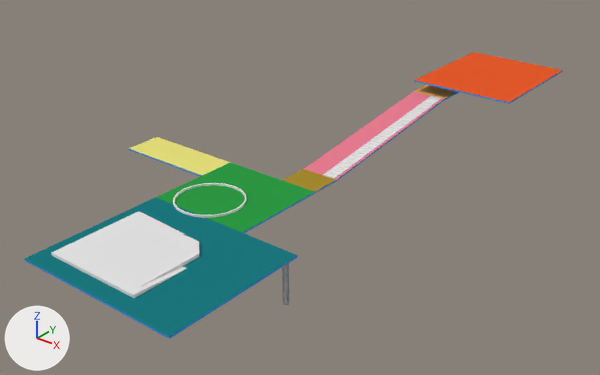
A saved change to the Blender file Utils/Modelos/PlataformaCompletaJoao.blend.
One viewpoint serves both versions: a 50 mm lens placed at (104.4, -235.9, 90.8), pointed at (-41.7, -53.2, -22.5). The lights are fixed; the arrows at lower left show +X, +Y and +Z.

Names of what the first picture shows: 'BaseBrinquedos.001', 'BaseQuiosqueInferior', 'EscadaRampaPrincipal', 'InicioRampaEscada.001', 'PlataformaInferior', 'PlataformaInferior.001', 'PlataformaSuperior.001', 'PlataformaSuperior.002', 'RampaEntrada.001', 'RampaEscada.001'.
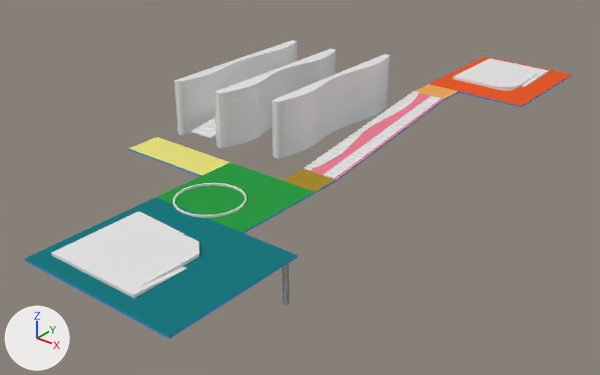
Commit message: jardim da plataforma

Changed parts and their boxes (x1, y1, x2, y2) in the pictures (600 x 375 px):
'BezierCurve.002', added: after (272, 54, 390, 159)
'BezierCurve.001', added: after (214, 49, 336, 148)
'BezierCurve', added: after (174, 40, 297, 135)
'PlataformaSuperior.002', deleted (orange): before (415, 52, 562, 102)
'Plane', added (orange): after (430, 57, 572, 106)
'PlataformaInferior', reshaped: before (24, 256, 298, 339); after (24, 74, 573, 339)
'Cube.000', added: after (304, 91, 419, 171)
'Cube.001', added: after (191, 117, 216, 138)
'PlataformaSuperior.001', deleted: before (414, 70, 563, 104)
'BaseQuiosqueSuperior.001', added: after (499, 88, 515, 91)
'FimRampaEscada', deleted: before (444, 92, 459, 100)
part 1 of me_untitled_008, added: after (459, 74, 573, 107)
'BaseQuiosqueSuperior', unchanged, uncovered by the edit: after (453, 58, 549, 90)

Patch to the scene script:
```diff
--- a/Utils/Modelos/PlataformaCompletaJoao.blend.py
+++ b/Utils/Modelos/PlataformaCompletaJoao.blend.py
@@ me_untitled_008 @@
 me_untitled_008.from_pydata(...)  # 8 vertices, 5 faces; spans x -25.0..25.0, y -21.0..21.0, z 0.0..0.5
+# me_untitled_008 part 1: the loose piece of 8 vertices spanning x -25.0..25.0, y -21.0..21.0, z 0.0..0.5 is copied, and the copy is scaled about its middle by (0.7, 1, 1), then moved by (12.5, 152.1, 7.5); it spans x -5.0..30.0, y 131.1..173.1, z 7.5..8.0
 me_untitled_008.materials.append(mat_concreto)
@@ me_plane @@
+me_plane.from_pydata([(-1.0, -1.0, 0.0), (34.0, -1.0, 0.0), (-1.0, 41.0, 0.0), (34.0, 41.0, 0.0)], [], [(0, 1, 3, 2)])
+me_plane.materials.append(mat_pisoplataformasuperior)  # orange #e75a2b
@@ cu_beziercurve @@
+cu_beziercurve = bpy.data.curves.new('BezierCurve', 'CURVE')
+cu_beziercurve.dimensions = '2D'
+_sp = cu_beziercurve.splines.new('BEZIER'); _sp.bezier_points.add(4)
+_sp.bezier_points.foreach_set('co', [-4.72, 0.0103, 0.0, -1.847, 0.0, 0.0, 0.969, 0.0, 0.0, 0.969, -0.184, 0.0, -4.719, -0.182, 0.0])
+_sp.bezier_points.foreach_set('handle_left', [-4.72, -0.0539, 0.0, -2.805, 0.00345, 0.0, -0.452, 0.471, 0.0, 0.969, -0.123, 0.0, -2.823, -0.183, 0.0])
+_sp.bezier_points.foreach_set('handle_right', [-3.587, 0.428, 0.0, -0.909, 0.0, 0.0, 0.969, -0.0614, 0.0, -0.927, -0.184, 0.0, -4.72, -0.118, 0.0])
+for _p, _l, _r in zip(_sp.bezier_points, ['VECTOR', 'VECTOR', 'FREE', 'VECTOR', 'VECTOR'], ['FREE', 'VECTOR', 'VECTOR', 'VECTOR', 'VECTOR']): _p.handle_left_type = _l; _p.handle_right_type = _r
+_sp.order_u = 0
+_sp.order_v = 0
+_sp.use_cyclic_u = True
+cu_beziercurve.use_path = True
+cu_beziercurve.use_path_clamp = True
+cu_beziercurve.bevel_resolution = 0
+cu_beziercurve.offset = 0.01
+cu_beziercurve.extrude = 0.87
+cu_beziercurve.fill_mode = 'BOTH'
@@ ob_plataformasuperior_002 @@
-ob_plataformasuperior_002 = bpy.data.objects.new('PlataformaSuperior.002', me_untitled_012)
@@ ob_plataformasuperior_001 @@
-ob_plataformasuperior_001 = bpy.data.objects.new('PlataformaSuperior.001', me_untitled_011)
@@ ob_fimrampaescada @@
-ob_fimrampaescada = bpy.data.objects.new('FimRampaEscada', me_untitled_002)
@@ ob_plane @@
+ob_plane = bpy.data.objects.new('Plane', me_plane)
+ob_plane.location = (-33.0, 9.9, -3.5)
@@ ob_basequiosquesuperior_001 @@
+ob_basequiosquesuperior_001 = bpy.data.objects.new('BaseQuiosqueSuperior.001', me_untitled_000)  # 36 vertices, 34 faces; spans x 7.01..10.99, y -13.98..-9.99, z 0.0..0.5
+ob_basequiosquesuperior_001.location = (-19.0, 32.9, -3.6)
@@ ob_beziercurve @@
+ob_beziercurve = bpy.data.objects.new('BezierCurve', cu_beziercurve)
+ob_beziercurve.location = (-84.9, -51.0, -4.1)
+ob_beziercurve.rotation_euler = (0.0, 0.0, 4.712)  # degrees (0, 0, 270)
+ob_beziercurve.scale = (10.6, 10.6, 10.6)
@@ ob_beziercurve_001 @@
+ob_beziercurve_001 = bpy.data.objects.new('BezierCurve.001', me_cubeziercurve_001)  # 108 vertices, 77 faces; spans x -4.73..0.98, y -0.19..0.29, z -0.87..0.87
+ob_beziercurve_001.location = (-67.2, -51.0, -4.1)
+ob_beziercurve_001.rotation_euler = (0.0, 0.0, 4.712)  # degrees (0, 0, 270)
+ob_beziercurve_001.scale = (10.6, 10.6, 10.6)
@@ ob_cube_001 @@
+ob_cube_001 = bpy.data.objects.new('Cube.001', me_cube_001)  # a box spanning x -1.0..2.82, y -1.0..1.0, z -1.0..-0.52; modifiers ARRAY
+ob_cube_001.location = (-77.2, -61.3, -9.7)
+ob_cube_001.scale = (2.29, 1.31, 0.671)
@@ ob_cube_000 @@
+ob_cube_000 = bpy.data.objects.new('Cube.000', me_cube_005)  # 238 vertices, 167 faces; spans x -0.2..1.7, y 0.1..46.2, z -1.0..10.5
+ob_cube_000.location = (-33.4, -61.3, -10.4)
+ob_cube_000.scale = (2.29, 1.31, 0.671)
@@ ob_beziercurve_002 @@
+ob_beziercurve_002 = bpy.data.objects.new('BezierCurve.002', me_cubeziercurve_000)  # 108 vertices, 77 faces; spans x -4.73..0.98, y -0.19..0.22, z -0.87..0.87
+ob_beziercurve_002.location = (-46.1, -48.3, -2.9)
+ob_beziercurve_002.rotation_euler = (0.0, 0.0, 4.712)  # degrees (0, 0, 270)
+ob_beziercurve_002.scale = (10.6, 10.6, 10.6)
```
